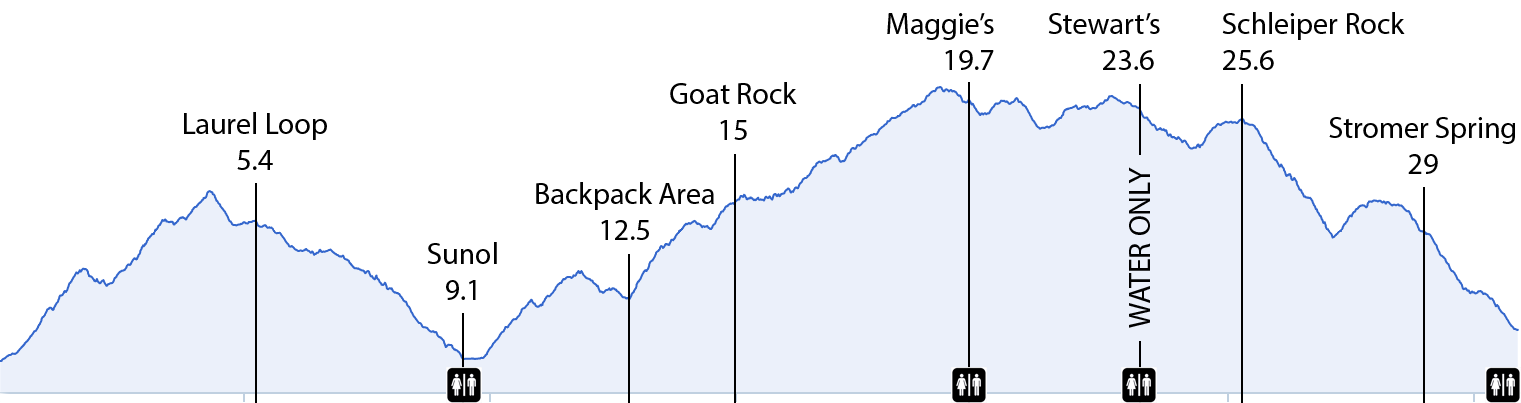
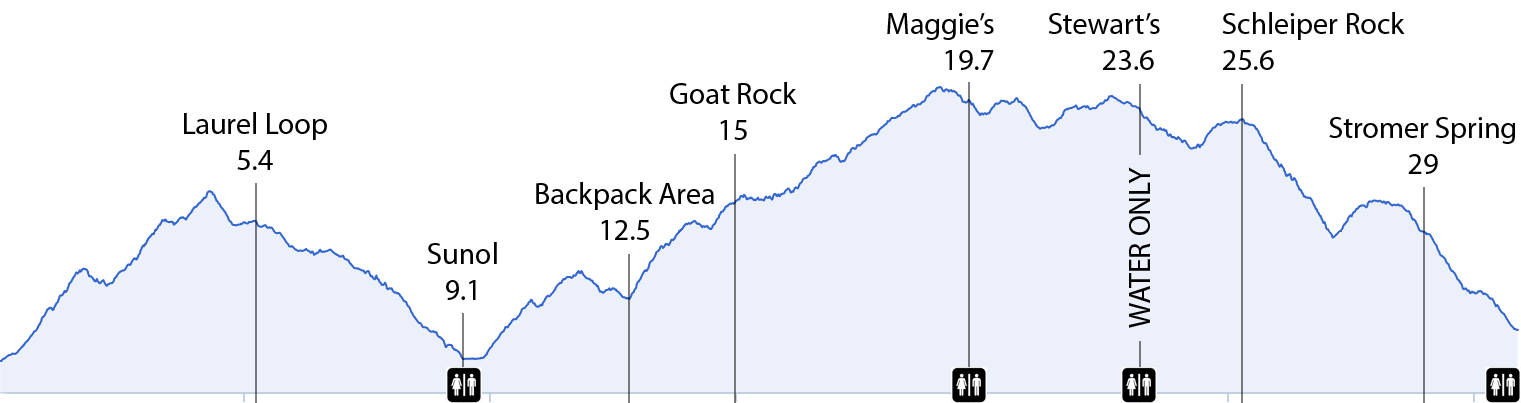
Layered file, before and after one edit (1521px x 403px). Changes by layer:
"Stromer Line": opacity 100% → 50% over [1423,187,1425,403]
"Schleiper Line": opacity 100% → 50% over [1241,84,1243,403]
"Stewart's Line": opacity 100% → 50% over [1139,84,1141,403]
"Maggie's Line": opacity 100% → 50% over [968,82,970,403]
"Goat Line": opacity 100% → 50% over [734,154,736,403]
"Backpack Line": opacity 100% → 50% over [628,254,630,403]
"Sunol Line": opacity 100% → 50% over [462,313,464,403]
"Laurel Line": opacity 100% → 50% over [255,183,257,403]
